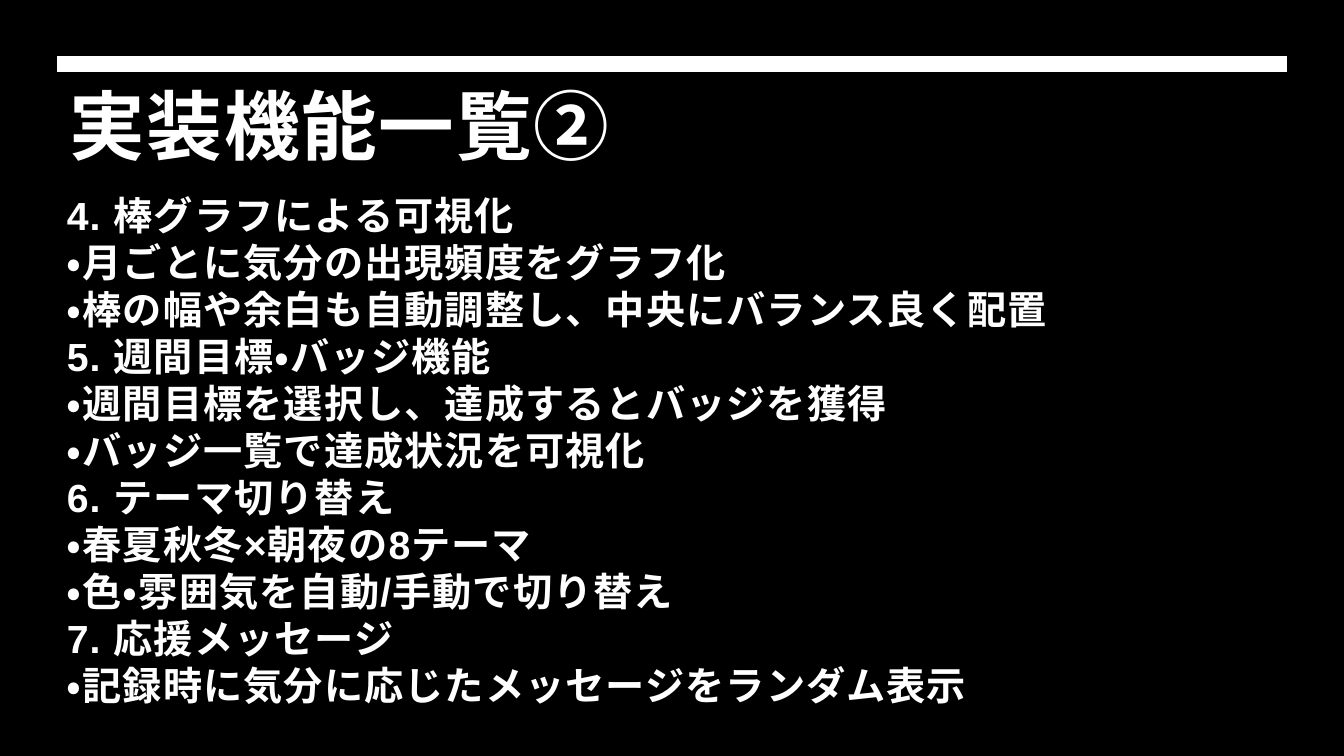
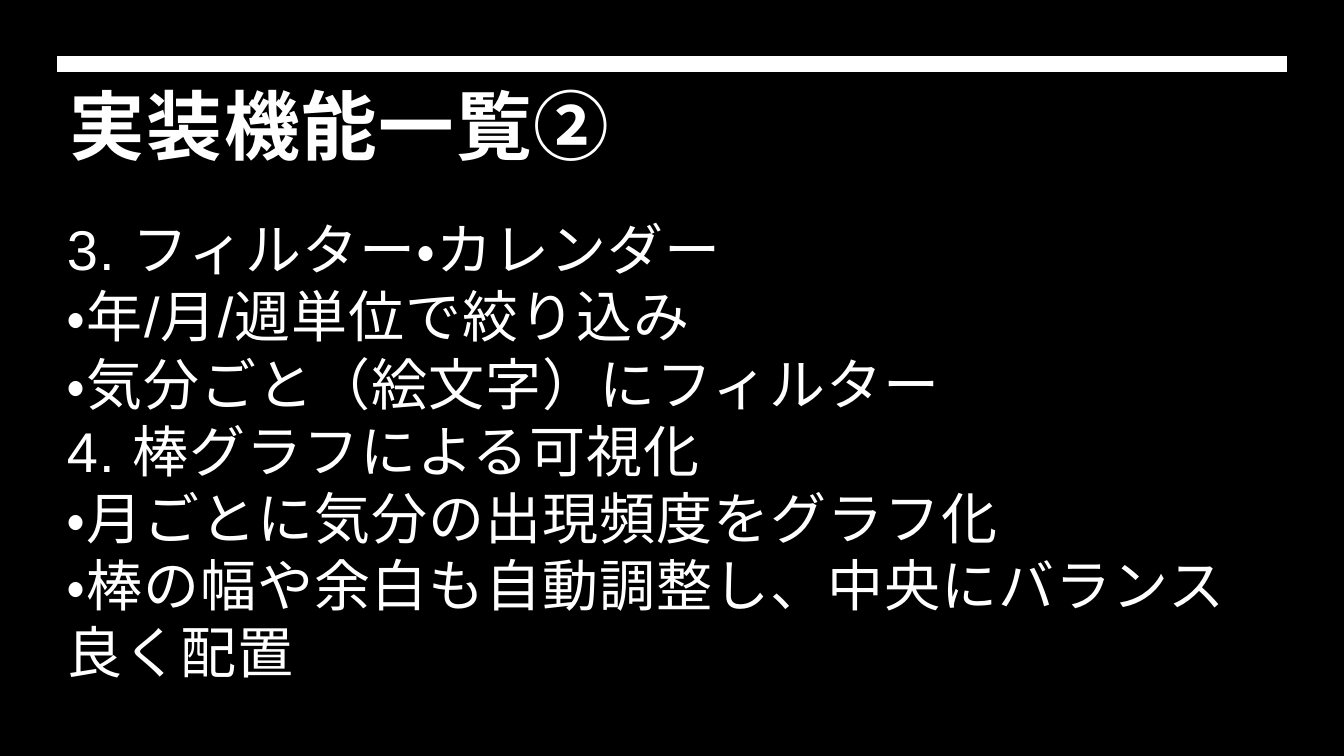
Before and after one commit to Haru62129/flutterapp, a slide deck: slide 5 of Flutter.pptx. Drawn at 1344x756 pixels with LibreOffice and Linux fonts; fonts in the diff are those of the drawing; background and template pictures are left out. Boxes give left, top, right and bottom in pixels: in the first picture for what was removed or moved away, otherwise in the second. Text is boxed around its words. In the diff, an @@ line names an element or a change of style, - is before the commit and + after.

Commit message:
プレゼン内容の変更
ページ枚数を増やし、全体的に見やすさを良くしました。

```diff
--- a/Flutter.pptx
+++ b/Flutter.pptx
@@ text "3. フィルター・カレンダー": place and size @@
-text "3. フィルター・カレンダー" at box(67, 196, 1047, 704)
+text "3. フィルター・カレンダー" at box(67, 222, 1225, 678)
@@ text at box(67, 222, 940, 410): paragraphs added @@
+3. フィルター・カレンダー
+・年/月/週単位で絞り込み
+・気分ごと（絵文字）にフィルター
@@ text at box(67, 425, 998, 544): size 28 to 40 pt, bold off in "4. 棒グラフによる可視化", "・月ごとに気分の出現頻度をグラフ化" @@
@@ text at box(67, 558, 1225, 678): text changed; size 28 to 40 pt; bold off @@
-・棒の幅や余白も自動調整し、中央にバランス良く配置
-5. 週間目標・バッジ機能
-・週間目標を選択し、達成するとバッジを獲得
-・バッジ一覧で達成状況を可視化
-6. テーマ切り替え
-・春夏秋冬×朝夜の8テーマ
-・色・雰囲気を自動/手動で切り替え
-7. 応援メッセージ
-・記録時に気分に応じたメッセージをランダム表示
+・棒の幅や余白も自動調整し、中央にバランス
+良く配置
```
Also in this commit, not shown: 4 other slides changed, 1 slide added, 1 slide removed.
